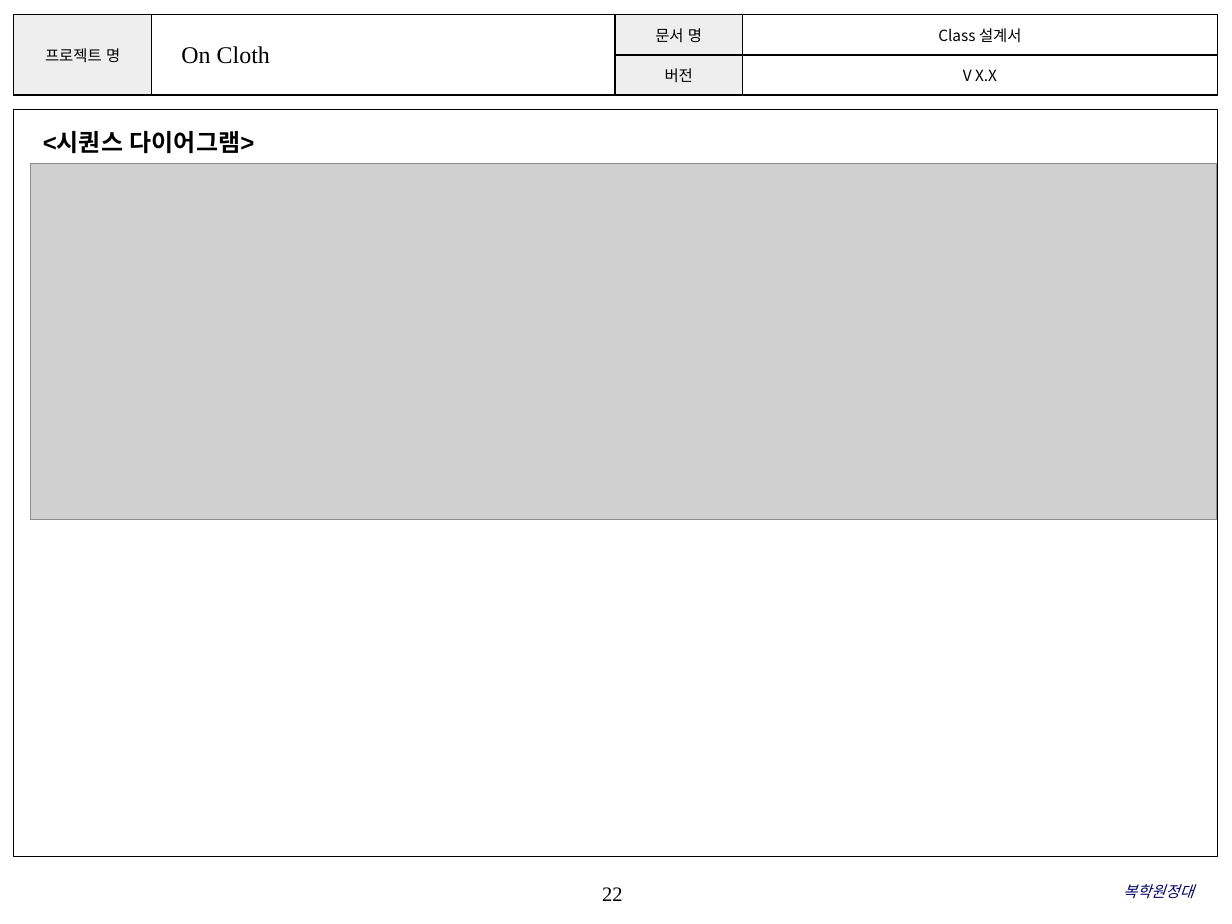
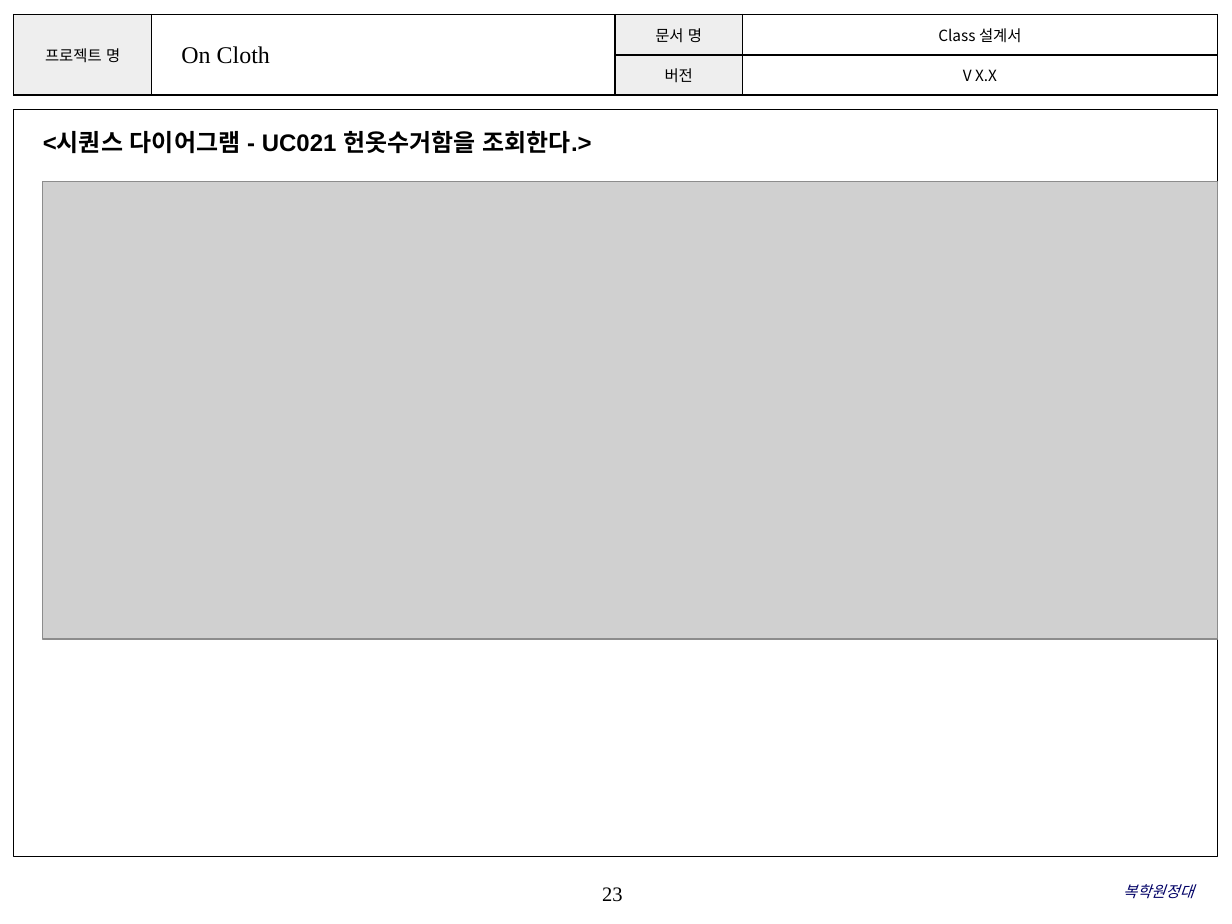
Before and after one commit to ParkSaeHyun/SoftwareEngineering, a slide deck: slide 23 of design/클래스다이어그램.pptx (slide 22 before the commit). Drawn at 1232x924 pixels with LibreOffice and Linux fonts; fonts in the diff are those of the drawing; grey boxes stand for pictures; background and template pictures are left out. Boxes give left, top, right and bottom in pixels: in the first picture for what was removed or moved away, otherwise in the second. Text is boxed around its words. In the diff, an @@ line names an element or a change of style, - is before the commit and + after.

Commit message:
요구사항명세서105수정 클래스다이어그램ppt 수정

```diff
--- a/design/클래스다이어그램.pptx
+++ b/design/클래스다이어그램.pptx
@@ text at [43, 130, 591, 153]: text changed @@
-<시퀀스 다이어그램>
+<시퀀스 다이어그램 - UC021 헌옷수거함을 조회한다.>
@@ picture: place and size @@
-picture at [31, 164, 1216, 520]
+picture at [43, 182, 1217, 639]
@@ page number at [602, 887, 622, 902]: text changed @@
-22
+23
```
Also in this commit, not shown: 20 other slides changed, 1 slide added, 1 other file.
